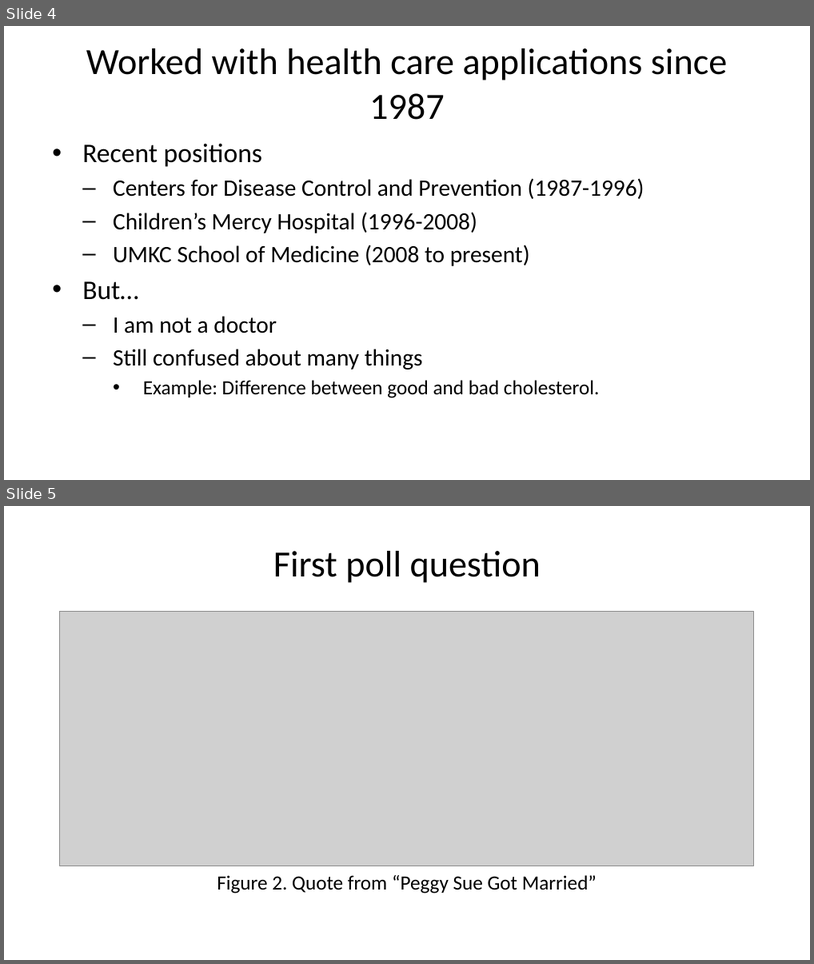
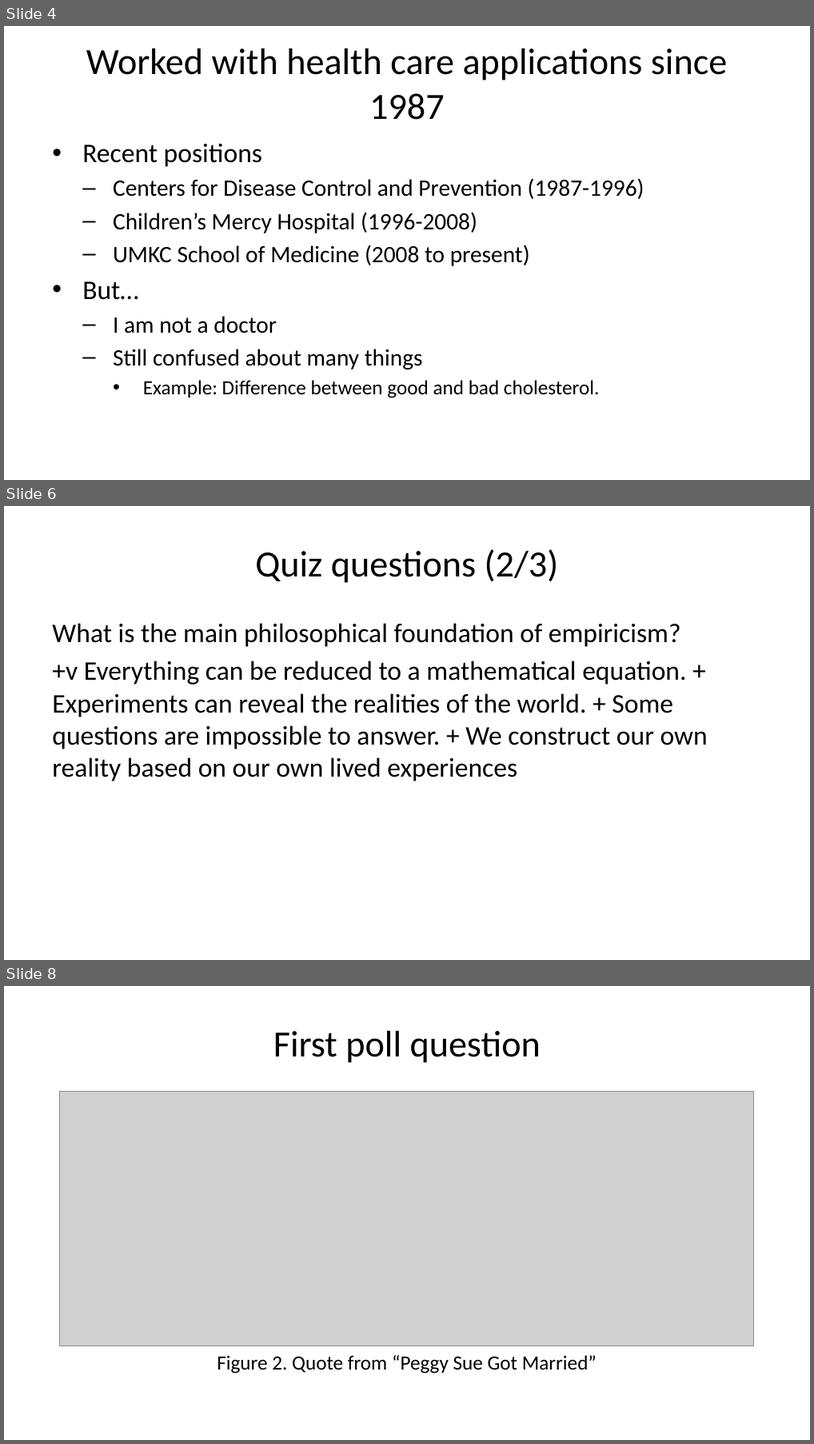
Before and after one commit to pmean/papers-and-presentations, a slide deck: dark-side/2022-talk.pptx. Shown one above the other, each under a label of ours: slides 4 and 5 before the commit, slides 4, 6 and 8 after it; the slides between them are not shown. The pictures are 814x964 and 814x1444 pixels, drawn with LibreOffice and Linux fonts; fonts in the diff are those of the drawing; grey boxes stand for pictures. Boxes give left, top, right and bottom in pixels: in the first picture for what was removed or moved away, otherwise in the second. Text is boxed around its words. In the diff, an @@ line names an element or a change of style, - is before the commit and + after.

Commit message:
Addded quiz questions to dark side talk

```diff
--- a/dark-side/2022-talk.pptx
+++ b/dark-side/2022-talk.pptx
@@ slide 6 added at [4, 506, 810, 960], background #FFFFFF @@
@@ title added at [255, 549, 559, 583], 33 pt, text #000000 @@
+Quiz questions (2/3)
@@ text added at [52, 623, 708, 781], 24 pt, text #000000 @@
+What is the main philosophical foundation of empiricism?
++v Everything can be reduced to a mathematical equation. + Experiments can reveal the realities of the world. + Some questions are impossible to answer. + We construct our own reality based on our own lived experiences
@@ what was slide 5 is now slide 8 @@
```
Also in this commit, not shown: 1 slide changed, 2 other slides added, 1 other file.
